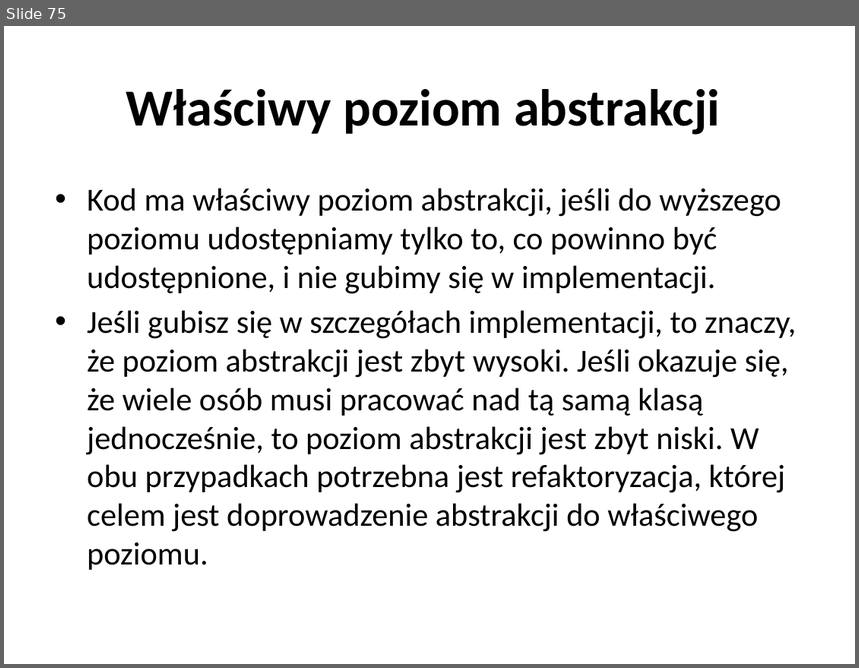
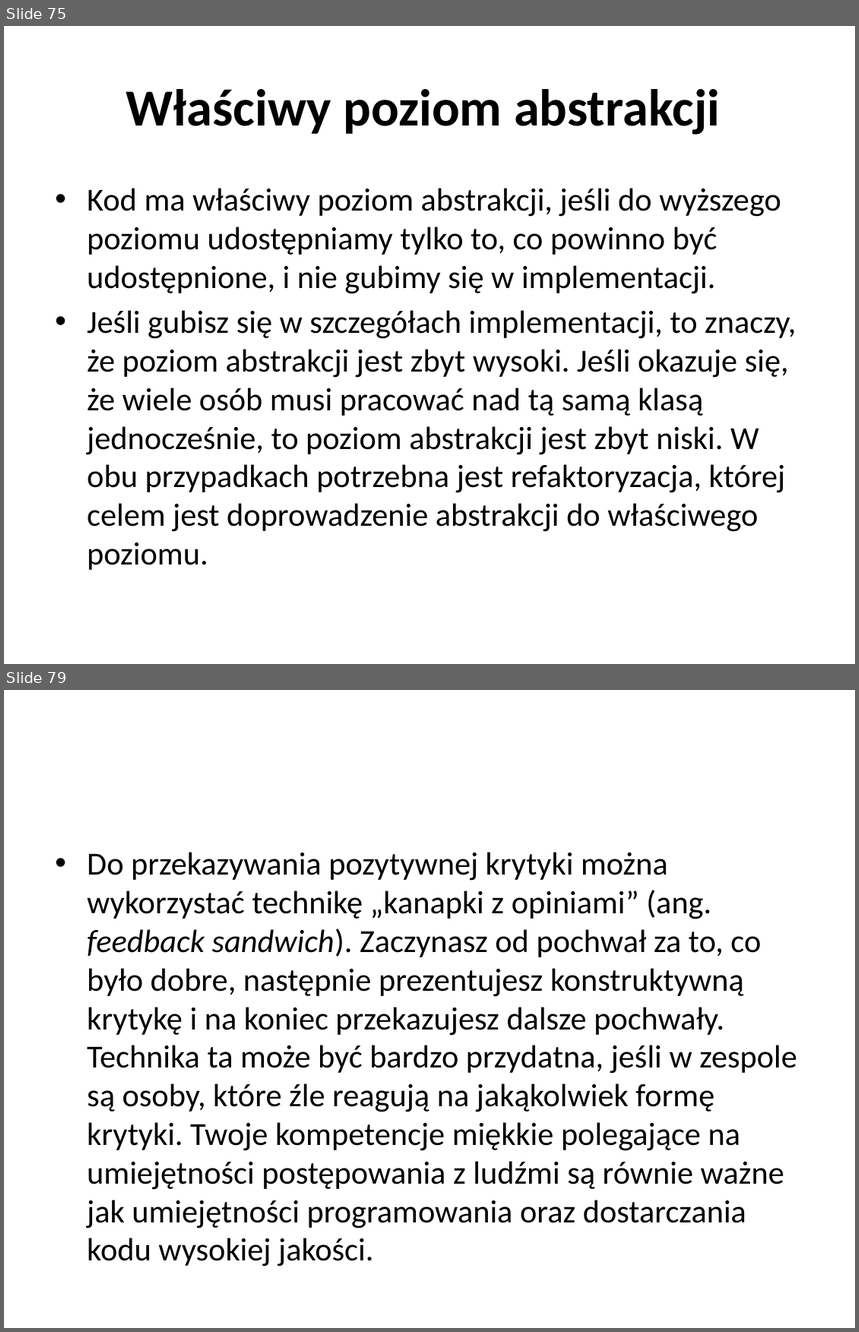
Before and after one commit to vantale/SOLID, a slide deck: CleanCode/Docs/Wprowadzenie do SOLID&CleanCode.pptx. Shown one above the other, each under a label of ours: slide 75 before the commit, slides 75 and 79 after it; the slides between them are not shown. The pictures are 859x668 and 859x1332 pixels, drawn with LibreOffice and Linux fonts; fonts in the diff are those of the drawing. Boxes give left, top, right and bottom in pixels: in the first picture for what was removed or moved away, otherwise in the second. Text is boxed around its words. In the diff, an @@ line names an element or a change of style, - is before the commit and + after.

```diff
--- a/CleanCode/Docs/Wprowadzenie do SOLID&CleanCode.pptx
+++ b/CleanCode/Docs/Wprowadzenie do SOLID&CleanCode.pptx
@@ slide 79 added at bbox=[4, 690, 855, 1328], background #FFFFFF @@
@@ text added at bbox=[87, 852, 797, 1267], 27.2 pt, text #000000 @@
+• Do przekazywania pozytywnej krytyki można wykorzystać technikę „kanapki z opiniami” (ang. feedback sandwich). Zaczynasz od pochwał za to, co było dobre, następnie prezentujesz konstruktywną krytykę i na koniec przekazujesz dalsze pochwały. Technika ta może być bardzo przydatna, jeśli w zespole są osoby, które źle reagują na jakąkolwiek formę krytyki. Twoje kompetencje miękkie polegające na umiejętności postępowania z ludźmi są równie ważne jak umiejętności programowania oraz dostarczania kodu wysokiej jakości.
```
Also in this commit, not shown: 5 other slides added, 17 other files.
